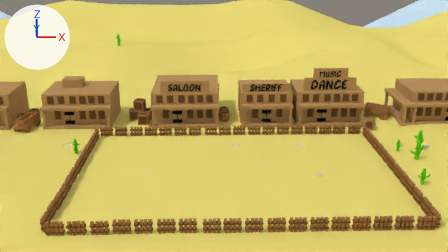
An edit to the Blender file Assets/Models/Gra_GlownaScena.blend, drawn before and after from the same camera.
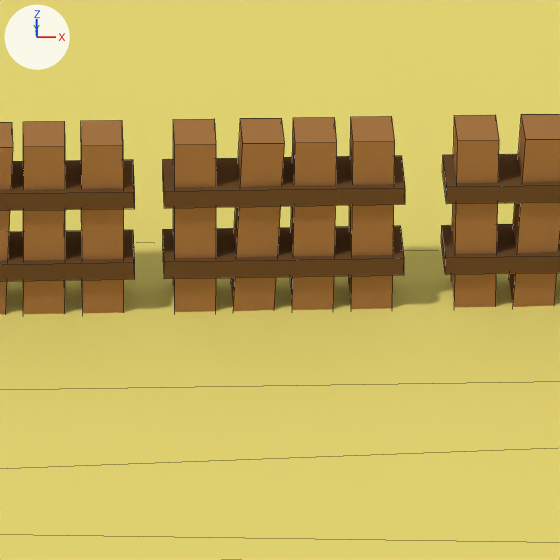
The first picture shows the older version from the file's camera 'Camera'. The close-ups show both versions on the part from 47% to 57% of the width and 83% to 100% of the height of that picture; other places that the commit changed are outside them. Arrows for +X, +Y and +Z are at upper left; the lights stay in place. The close-ups show mesh edges as thin lines.

The scene before the commit, as lines of its bpy script (objects in view):
```python
me_cube_035 = bpy.data.meshes.new('Cube.035')
me_cube_035.from_pydata(...)  # 48 vertices, 36 faces; spans x -0.789..0.343, y -0.721..0.334, z -0.104..0.104
me_cube_035.materials.append(mat_stones)  # white #e7e7e7
me_cube_068 = bpy.data.meshes.new('Cube.068')
me_cube_068.from_pydata(...)  # 48 vertices, 36 faces; spans x -0.87..0.9, y -0.12..0.32, z -0.35..1.35
# faces by material slot: [24, 12]
me_cube_068.materials.append(mat_brown)  # brown #a67645
me_cube_068.materials.append(mat_browndark)  # brown #6d4d2d
me_cube_069 = bpy.data.meshes.new('Cube.069')
me_cube_069.from_pydata(...)  # 48 vertices, 36 faces; spans x -0.87..0.9, y -0.12..0.32, z -0.35..1.35
# faces by material slot: [24, 12]
me_cube_069.materials.append(mat_brown)  # brown #a67645
me_cube_069.materials.append(mat_browndark)  # brown #6d4d2d
ob_cube_032 = bpy.data.objects.new('Cube.032', me_cube_069)
ob_cube_032.parent = ob_plotki
ob_cube_032.location = (0.78, -25.27, 0.0)
ob_cube_033 = bpy.data.objects.new('Cube.033', me_cube_068)
ob_cube_033.parent = ob_plotki
ob_cube_033.location = (-1.293, -25.27, 0.0)
ob_stones1 = bpy.data.objects.new('Stones1', me_cube_035)
ob_stones1.parent = ob_stones
ob_stones1.location = (-0.136, -3.722, 0.000304)
ob_stones1.rotation_euler = (0.0, 0.0, 2.431)  # degrees (0, 0, 139)
# also in view: 'Master.001' at (-3.3, -25.2, 0.5); 'Ground' at (6.9, 41.9, -1.4)
```
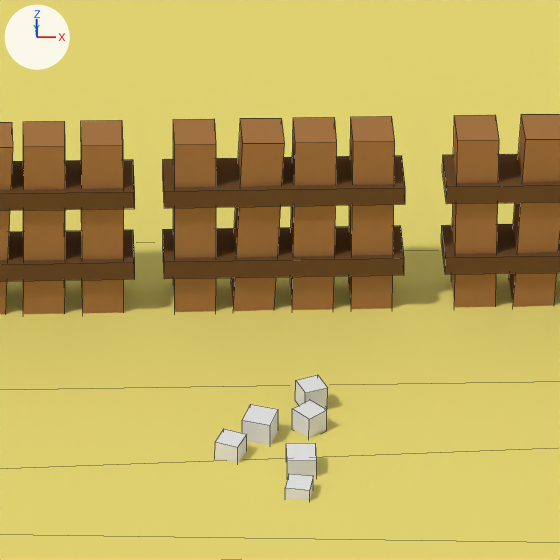
Pixel boxes (x1, y1, x2, y2) of what changed, in the close-ups (560 x 560 px):
'Stones1.002', added
    after: (215, 375, 328, 501)

Diff of the bpy script that builds the scene:
```diff
--- a/Assets/Models/Gra_GlownaScena.blend.py
+++ b/Assets/Models/Gra_GlownaScena.blend.py
@@ ob_stones1_002 @@
+ob_stones1_002 = bpy.data.objects.new('Stones1.002', me_cube_035.copy())  # the mesh of ob_stones1
+ob_stones1_002.parent = ob_stones
+ob_stones1_002.location = (-1.164, -26.88, 0.000304)
+ob_stones1_002.rotation_euler = (0.0, 0.0, 0.71)  # degrees (0, 0, 41)
```
